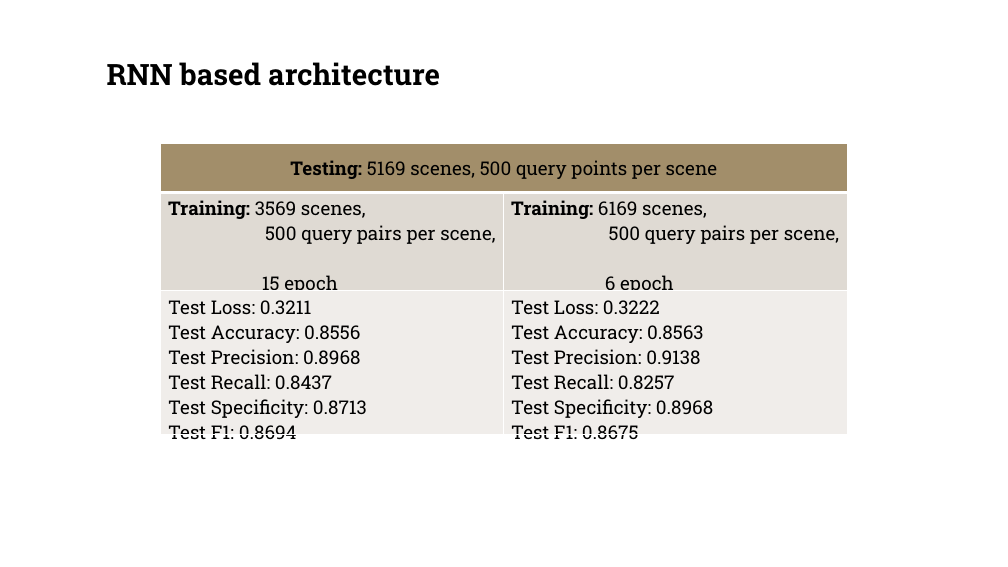
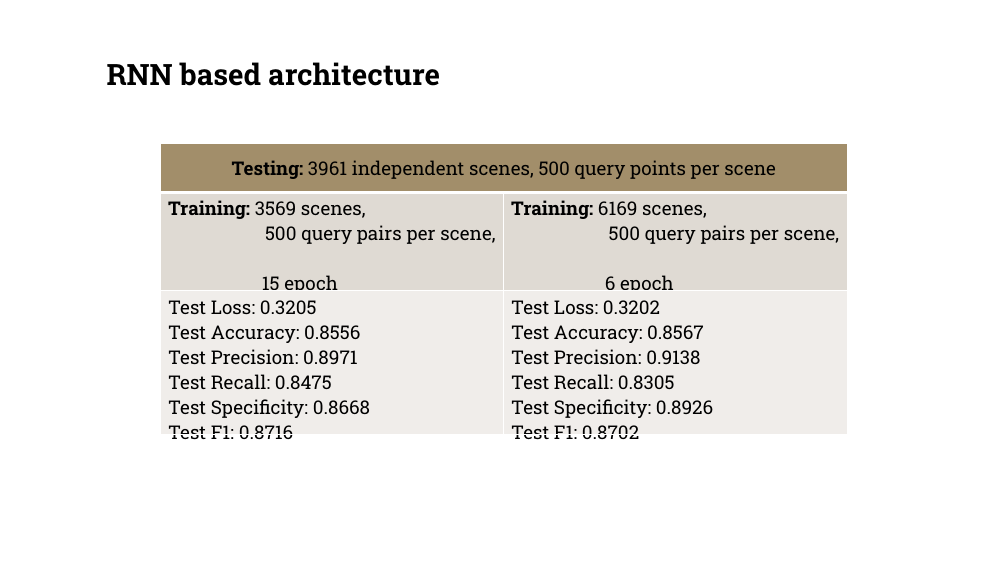
Before and after one commit to zulkarnaim618/Visibility-Learning, a slide deck: slide 6 of Presentation Slides/Visibility Learning - RNN.pptx. Drawn at 1008x567 pixels with LibreOffice and Linux fonts; fonts in the diff are those of the drawing; background and template pictures are left out. Boxes give left, top, right and bottom in pixels: in the first picture for what was removed or moved away, otherwise in the second. Text is boxed around its words. In the diff, an @@ line names an element or a change of style, - is before the commit and + after.

Commit message:
changed rnn slide

```diff
--- a/Presentation Slides/Visibility Learning - RNN.pptx
+++ b/Presentation Slides/Visibility Learning - RNN.pptx
@@ table at (160, 144, 848, 443) @@
-row 1, column 1: Testing: 5169 scenes, 500 query points per scene
+row 1, column 1: Testing: 3961 independent scenes, 500 query points per scene
-row 3, column 1: Test Loss: 0.3211 / Test Accuracy: 0.8556 / Test Precision: 0.8968 / Test Recall: 0.8437 / Test Specificity: 0.8713 / Test F1: 0.8694
+row 3, column 1: Test Loss: 0.3205 / Test Accuracy: 0.8556 / Test Precision: 0.8971 / Test Recall: 0.8475 / Test Specificity: 0.8668 / Test F1: 0.8716
-row 3, column 2: Test Loss: 0.3222 / Test Accuracy: 0.8563 / Test Precision: 0.9138 / Test Recall: 0.8257 / Test Specificity: 0.8968 / Test F1: 0.8675
+row 3, column 2: Test Loss: 0.3202 / Test Accuracy: 0.8567 / Test Precision: 0.9138 / Test Recall: 0.8305 / Test Specificity: 0.8926 / Test F1: 0.8702
```
